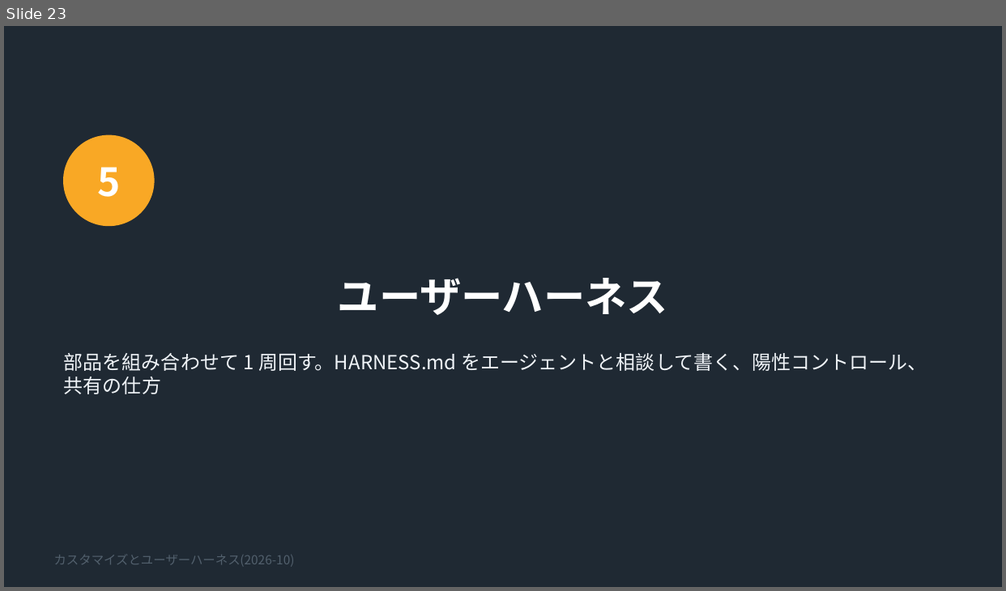
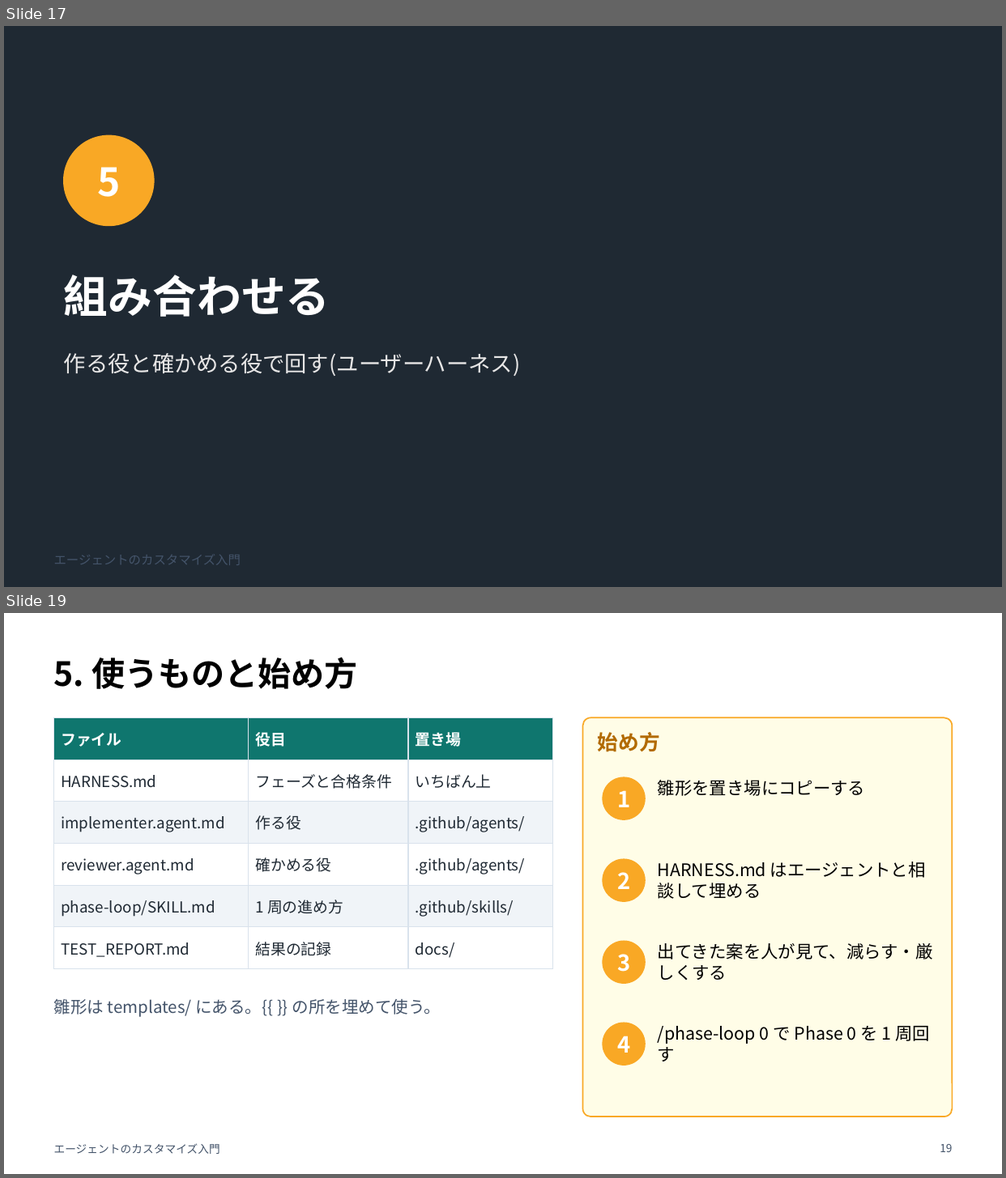
Before and after one commit to noxitro/agent-toolkit, a slide deck: docs/copilot-harness/customize/slides/customize-guide.pptx. Shown one above the other, each under a label of ours: slide 23 before the commit, slides 17 and 19 after it; the slides between them are not shown. The pictures are 1006x591 and 1006x1178 pixels, drawn with LibreOffice and Linux fonts; fonts in the diff are those of the drawing. Boxes give left, top, right and bottom in pixels: in the first picture for what was removed or moved away, otherwise in the second. Text is boxed around its words. In the diff, an @@ line names an element or a change of style, - is before the commit and + after.

```diff
--- a/docs/copilot-harness/customize/slides/customize-guide.pptx
+++ b/docs/copilot-harness/customize/slides/customize-guide.pptx
@@ slide 19 added at (4,613,1002,1174), background #FFFFFF @@
@@ title added at (54,657,359,689), 24 pt, text #000000, bold @@
+5. 使うものと始め方
@@ table added at (54,717,553,961), 6 rows, 3 columns @@
+ファイル | 役目 | 置き場
+HARNESS.md | フェーズと合格条件 | いちばん上
+implementer.agent.md | 作る役 | .github/agents/
+reviewer.agent.md | 確かめる役 | .github/agents/
+phase-loop/SKILL.md | 1 周の進め方 | .github/skills/
+TEST_REPORT.md | 結果の記録 | docs/
@@ rounded rectangle added at (583,717,952,1117), fill #FFFDE7, outline #F9A825 1 pt @@
@@ text added at (598,732,660,752), 15 pt, text #B26A00, bold @@
+始め方
@@ ellipse added at (603,777,645,820), fill #F9A825, outline #F9A825 1 pt @@
@@ text added at (658,780,865,796), 12.5 pt, text #000000 @@
+雛形を置き場にコピーする
@@ text added at (617,790,630,807), 16 pt, text #FFFFFF, bold @@
+1
@@ ellipse added at (603,859,645,901), fill #F9A825, outline #F9A825 1 pt @@
@@ text added at (617,872,630,889), 16 pt, text #FFFFFF, bold @@
+2
@@ text added at (658,862,926,899), 12.5 pt, text #000000 @@
+HARNESS.md はエージェントと相談して埋める
@@ ellipse added at (603,941,645,983), fill #F9A825, outline #F9A825 1 pt @@
@@ text added at (658,943,933,980), 12.5 pt, text #000000 @@
+出てきた案を人が見て、減らす・厳しくする
@@ text added at (617,954,630,972), 16 pt, text #FFFFFF, bold @@
+3
@@ text added at (54,999,441,1017), 12 pt, text #44546A @@
+雛形は templates/ にある。{{ }} の所を埋めて使う。
@@ ellipse added at (603,1023,645,1065), fill #F9A825, outline #F9A825 1 pt @@
@@ text added at (617,1036,630,1053), 16 pt, text #FFFFFF, bold @@
+4
@@ text added at (658,1026,930,1062), 12.5 pt, text #000000 @@
+/phase-loop 0 で Phase 0 を 1 周回す
@@ text added at (54,1144,220,1154), 8 pt, text #44546A @@
+エージェントのカスタマイズ入門
@@ page number added at (940,1144,952,1152), 8 pt, text #44546A @@
+19
@@ what was slide 23 is now slide 17 @@
@@ slide 17 changed as well @@
@@ title at (64,275,330,317): text changed; size 30 to 32 pt @@
-ユーザーハーネス
+組み合わせる
@@ text at (64,353,521,376): text changed; size 14 to 16 pt; text colour #F0F4F8 to #E7E6E6 @@
-部品を組み合わせて 1 周回す。HARNESS.md をエージェントと相談して書く、陽性コントロール、共有の仕方
+作る役と確かめる役で回す(ユーザーハーネス)
@@ text at (54,555,241,565): text changed; text colour #52606D to #44546A @@
-カスタマイズとユーザーハーネス(2026-10)
+エージェントのカスタマイズ入門
```
Also in this commit, not shown: 4 other slides changed, 15 other slides added, 31 slides removed, 5 other files.
